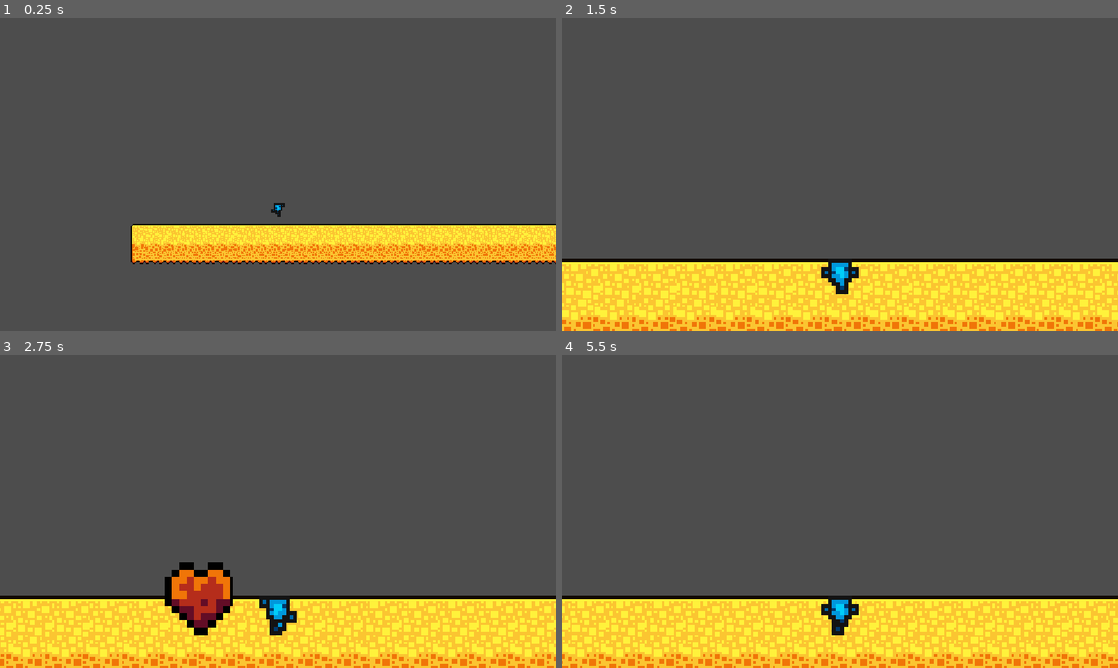
Above: before the commit, frames 1-4 (two rows, left to right).
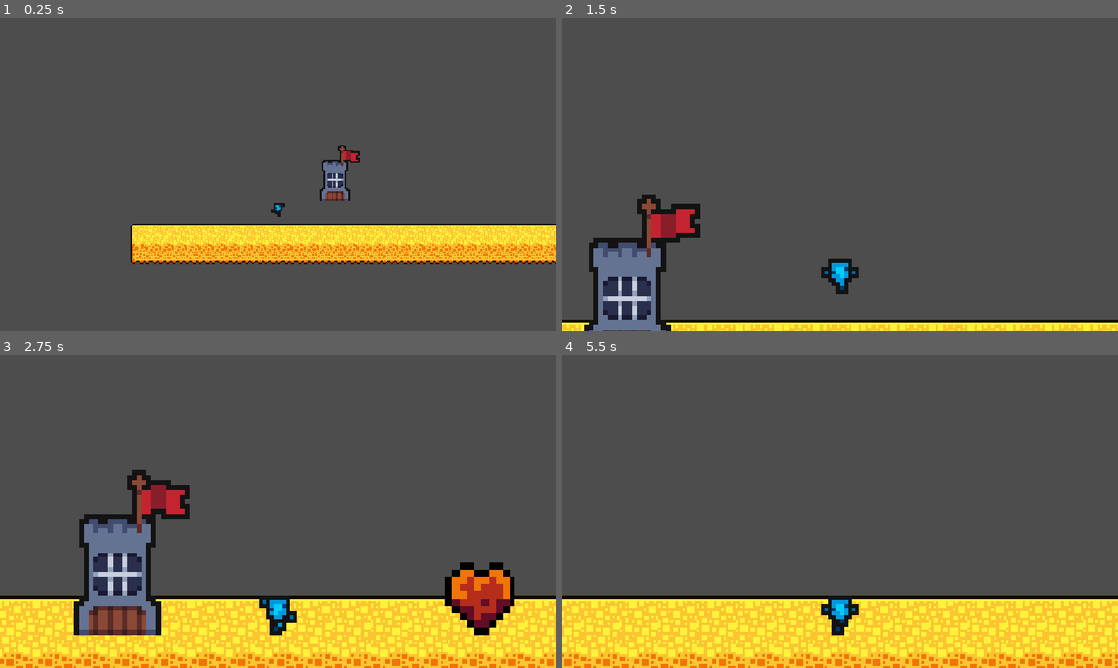
Above: after the commit, the same moments.

Repository: Aearhart55/Terraria-TD
Game: Godot game, scene res://Main.tscn
Two runs of this game, one before a commit and one after it. Both use one fixed random seed, a clock stepped at 60 frames per second and the inputs below.
Inputs:
- Up to frame 1 (0.25 s): no input
- Up to frame 2 (1.5 s): hold D (right) from 0.53 s (still down); tap W (up) at 0.77 s
- Up to frame 3 (2.75 s): tap W (up) at 1.52 s; release D (right) at 2.03 s; hold A (left) from 2.03 s (still down)
- Up to frame 4 (5.5 s): release A (left) at 2.78 s; hold D (right) 2.78-4.28 s; tap W (up) at 3.02, 3.77, 4.52 s; hold A (left) 4.28-5.03 s; hold D (right) from 5.03 s (still down)

The runs differ from the first frame. In frame 1, 0.8% of the frame differs, in the area x 57-65%, y 40-59%; in frame 2, 24%, in the area x 0-100%, y 56-100%; in frame 3, 20%; in frame 4, 11%.

Commit message:
added basic tower

Diff:
--- a/Main.tscn
+++ b/Main.tscn
@@ -4,6 +4,7 @@
 [ext_resource type="Script" uid="uid://btyepnontupvf" path="res://sphere.gd" id="2_r0du0"]
 [ext_resource type="Texture2D" uid="uid://cqt3dmyw35f2d" path="res://fourSeasonsPlatformer_ [tileset, version 2.0]/objects_/items_.png" id="2_uu6xs"]
 [ext_resource type="PackedScene" uid="uid://cfxueluo5j5ap" path="res://player.tscn" id="4_cm0pq"]
+[ext_resource type="PackedScene" uid="uid://b6cr23cn5p0ii" path="res://tower.tscn" id="5_fos0i"]
 
 [sub_resource type="CircleShape2D" id="CircleShape2D_ra2i3"]
 radius = 5.3437347
@@ -30,3 +31,7 @@
 
 [node name="Player" parent="." unique_id=1634747837 instance=ExtResource("4_cm0pq")]
 position = Vector2(178, 546)
+
+[node name="Tower" parent="." unique_id=1925157362 instance=ExtResource("5_fos0i")]
+position = Vector2(247, 511)
+scale = Vector2(2, 2)
--- /dev/null
+++ b/tower.gd
@@ -0,0 +1,14 @@
+extends CharacterBody2D
+
+func _physics_process(delta: float) -> void:
+	if not is_on_floor():
+		velocity += get_gravity() * delta
+	elif is_on_floor():
+		velocity = Vector2(0,0)
+
+	move_and_slide()
+
+# this should be a static no collision entity
+# unless health is involved
+# the spawing proccess should send a raycast
+# to check valid placement on floor
--- /dev/null
+++ b/tower.tscn
@@ -0,0 +1,57 @@
+[gd_scene format=3 uid="uid://b6cr23cn5p0ii"]
+
+[ext_resource type="Texture2D" uid="uid://c7mqx43e6ok6k" path="res://Itch Towers/Towers/Non-Combat Towers/spr_normal_tower_02_red.png" id="1_k1sas"]
+[ext_resource type="Script" uid="uid://bj71hwac13ylf" path="res://tower.gd" id="1_vedim"]
+
+[sub_resource type="AtlasTexture" id="AtlasTexture_vedim"]
+atlas = ExtResource("1_k1sas")
+region = Rect2(0, 0, 24, 34)
+
+[sub_resource type="AtlasTexture" id="AtlasTexture_stebd"]
+atlas = ExtResource("1_k1sas")
+region = Rect2(24, 0, 24, 34)
+
+[sub_resource type="AtlasTexture" id="AtlasTexture_jbe1c"]
+atlas = ExtResource("1_k1sas")
+region = Rect2(48, 0, 24, 34)
+
+[sub_resource type="AtlasTexture" id="AtlasTexture_vxmma"]
+atlas = ExtResource("1_k1sas")
+region = Rect2(72, 0, 24, 34)
+
+[sub_resource type="SpriteFrames" id="SpriteFrames_jed6l"]
+animations = [{
+"frames": [{
+"duration": 1.0,
+"texture": SubResource("AtlasTexture_vedim")
+}, {
+"duration": 1.0,
+"texture": SubResource("AtlasTexture_stebd")
+}, {
+"duration": 1.0,
+"texture": SubResource("AtlasTexture_jbe1c")
+}, {
+"duration": 1.0,
+"texture": SubResource("AtlasTexture_vxmma")
+}],
+"loop": 1,
+"name": &"default",
+"speed": 5.0
+}]
+
+[sub_resource type="RectangleShape2D" id="RectangleShape2D_w8rye"]
+size = Vector2(18, 25)
+
+[node name="Tower" type="CharacterBody2D" unique_id=1925157362]
+script = ExtResource("1_vedim")
+
+[node name="AnimatedSprite2D" type="AnimatedSprite2D" parent="." unique_id=573699999]
+position = Vector2(3, -5)
+sprite_frames = SubResource("SpriteFrames_jed6l")
+autoplay = "default"
+frame_progress = 0.48859468
+
+[node name="CollisionShape2D" type="CollisionShape2D" parent="." unique_id=1092609726]
+visible = false
+position = Vector2(0, -0.5)
+shape = SubResource("RectangleShape2D_w8rye")
Not shown, added: tower.gd.uid
